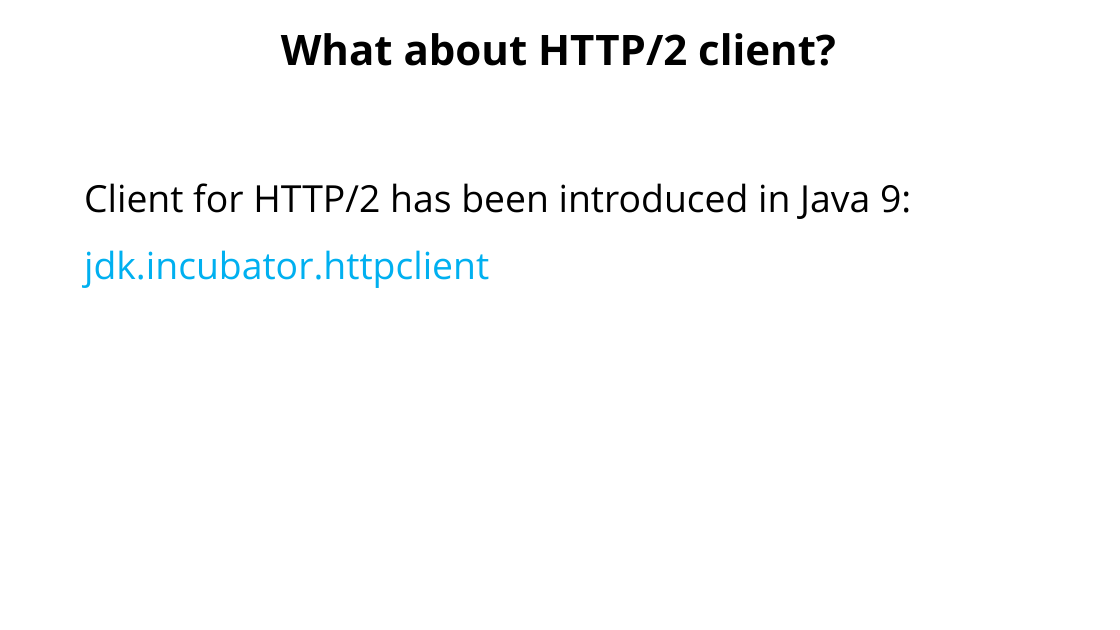
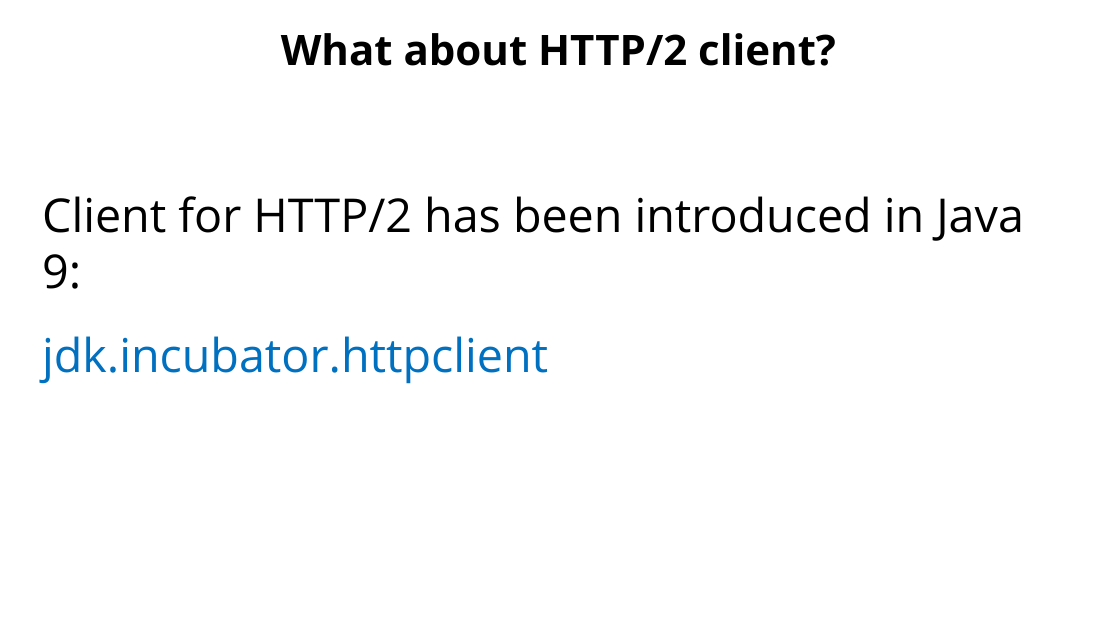
Before and after one commit to Zenon8/http2-inv, a slide deck: slide 64 of presentation/Http2 - Kotlin.pptx (slide 62 before the commit). Drawn at 1120x630 pixels with LibreOffice and Linux fonts; fonts in the diff are those of the drawing; background and template pictures are left out. Boxes give left, top, right and bottom in pixels: in the first picture for what was removed or moved away, otherwise in the second. Text is boxed around its words. In the diff, an @@ line names an element or a change of style, - is before the commit and + after.

```diff
--- a/presentation/Http2 - Kotlin.pptx
+++ b/presentation/Http2 - Kotlin.pptx
@@ text "Client for HTTP/2 has been ...": place and size @@
-text "Client for HTTP/2 has been ..." at [84,183,911,288]
+text "Client for HTTP/2 has been ..." at [42,196,1024,384]
@@ text "Client for HTTP/2 has been ..." at [42,196,1024,384]: size 32 to 40 pt; text colour #00B0F0 to #0070C0 in "jdk.incubator.httpclient" @@
```
Also in this commit, not shown: 6 other slides changed, 7 slides added, 4 slides removed, 4 other files.
